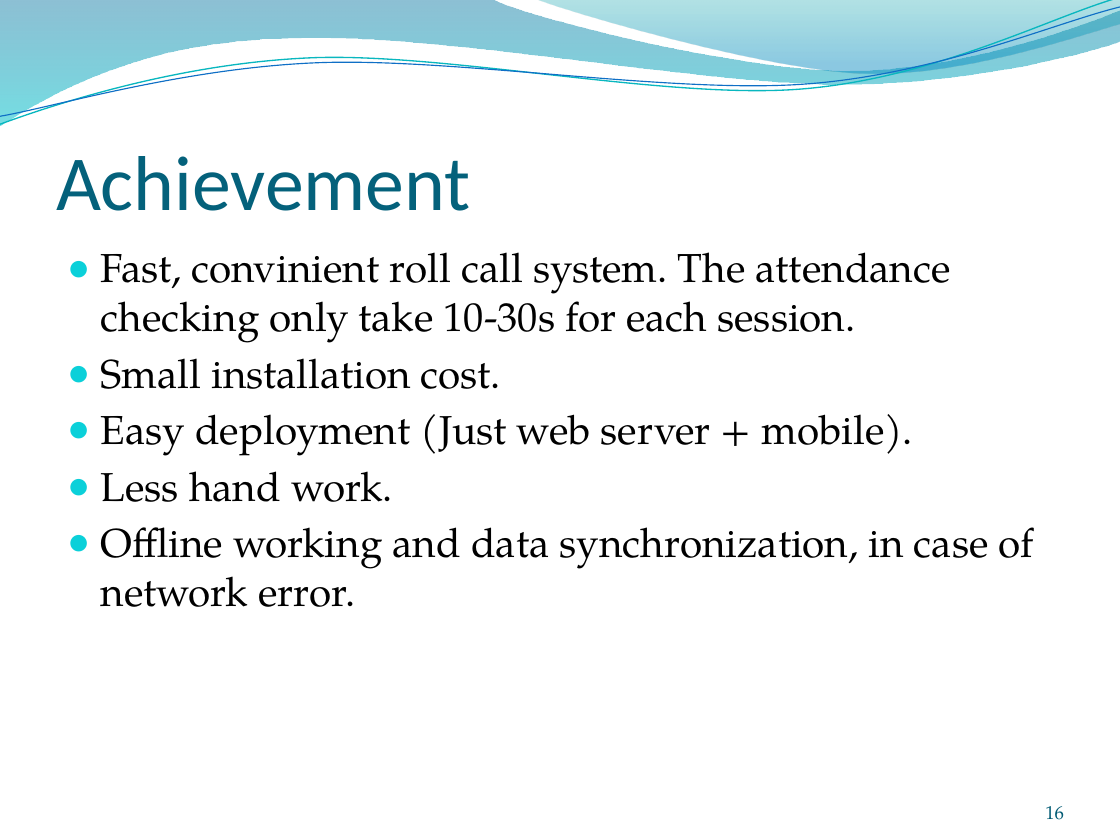
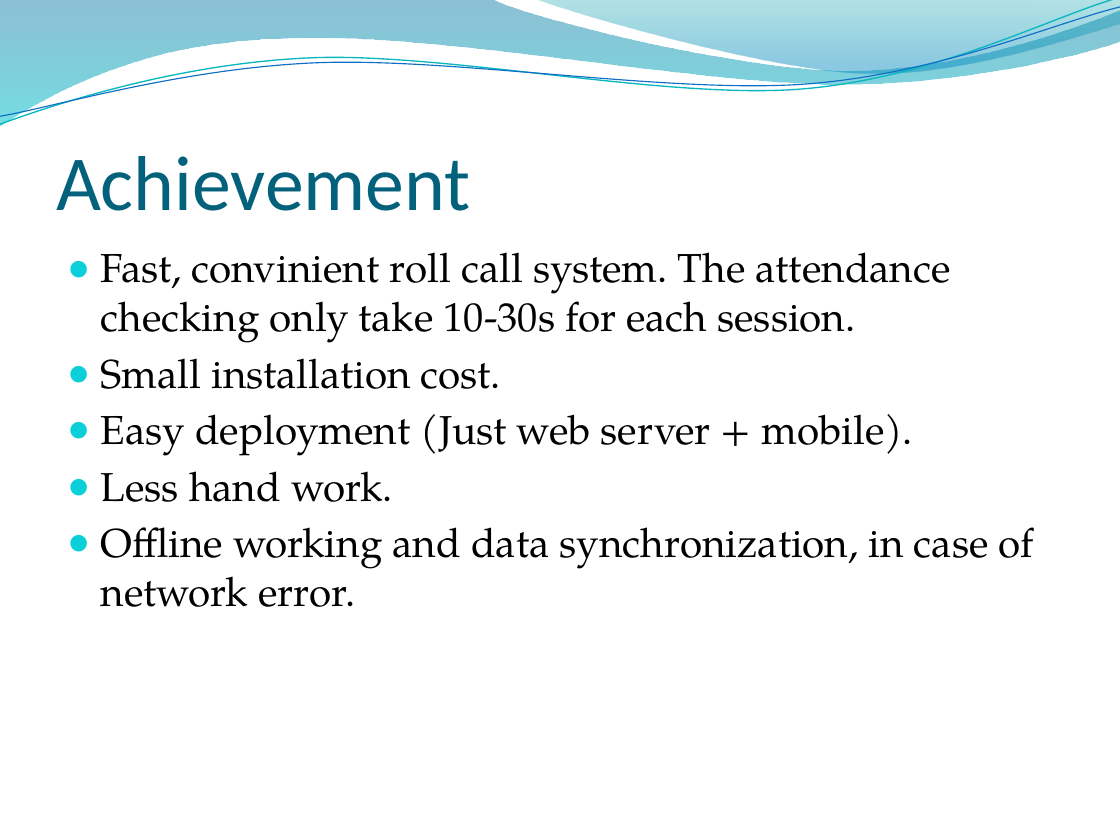
Before and after one commit to conanak99/roll-system-mobile, a slide deck: slide 22 of Document/Slide/Slide thuyet trinh.pptx (slide 16 before the commit). Drawn at 1120x840 pixels with LibreOffice and Linux fonts; fonts in the diff are those of the drawing; background and template pictures are left out. Boxes give left, top, right and bottom in pixels: in the first picture for what was removed or moved away, otherwise in the second. Text is boxed around its words. In the diff, an @@ line names an element or a change of style, - is before the commit and + after.

```diff
--- a/Document/Slide/Slide thuyet trinh.pptx
+++ b/Document/Slide/Slide thuyet trinh.pptx
@@ page number removed at (1045, 806, 1064, 820) @@
-16
```
Also in this commit, not shown: 18 other slides changed, 6 slides added, 4 other files.
